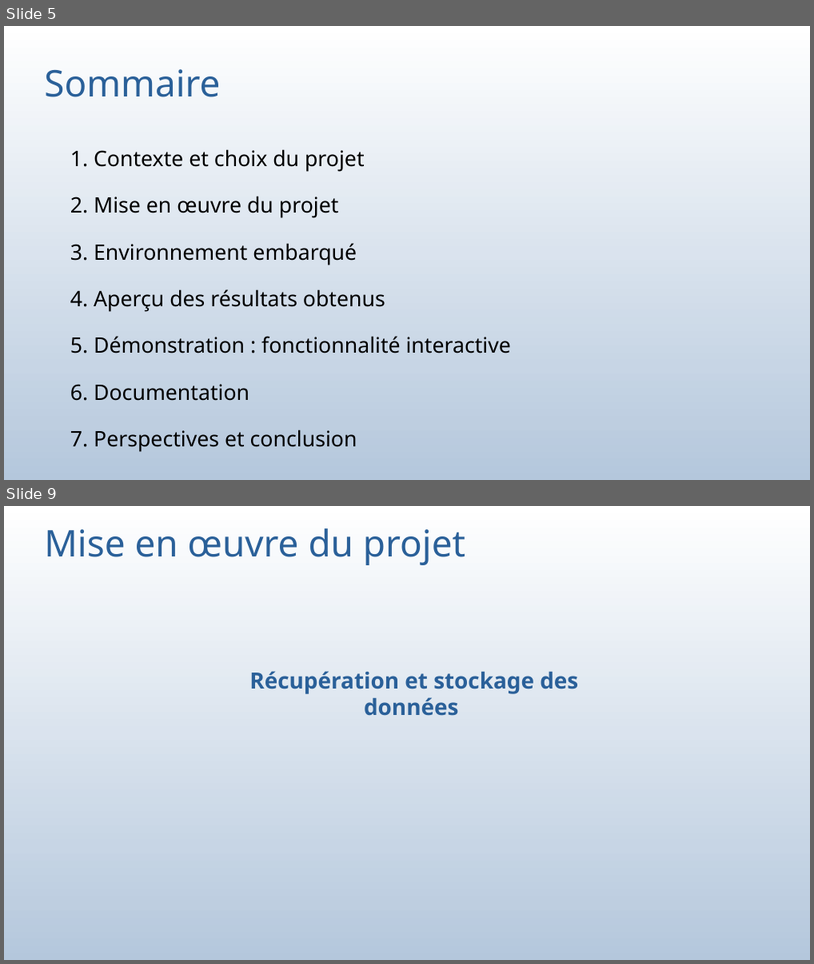
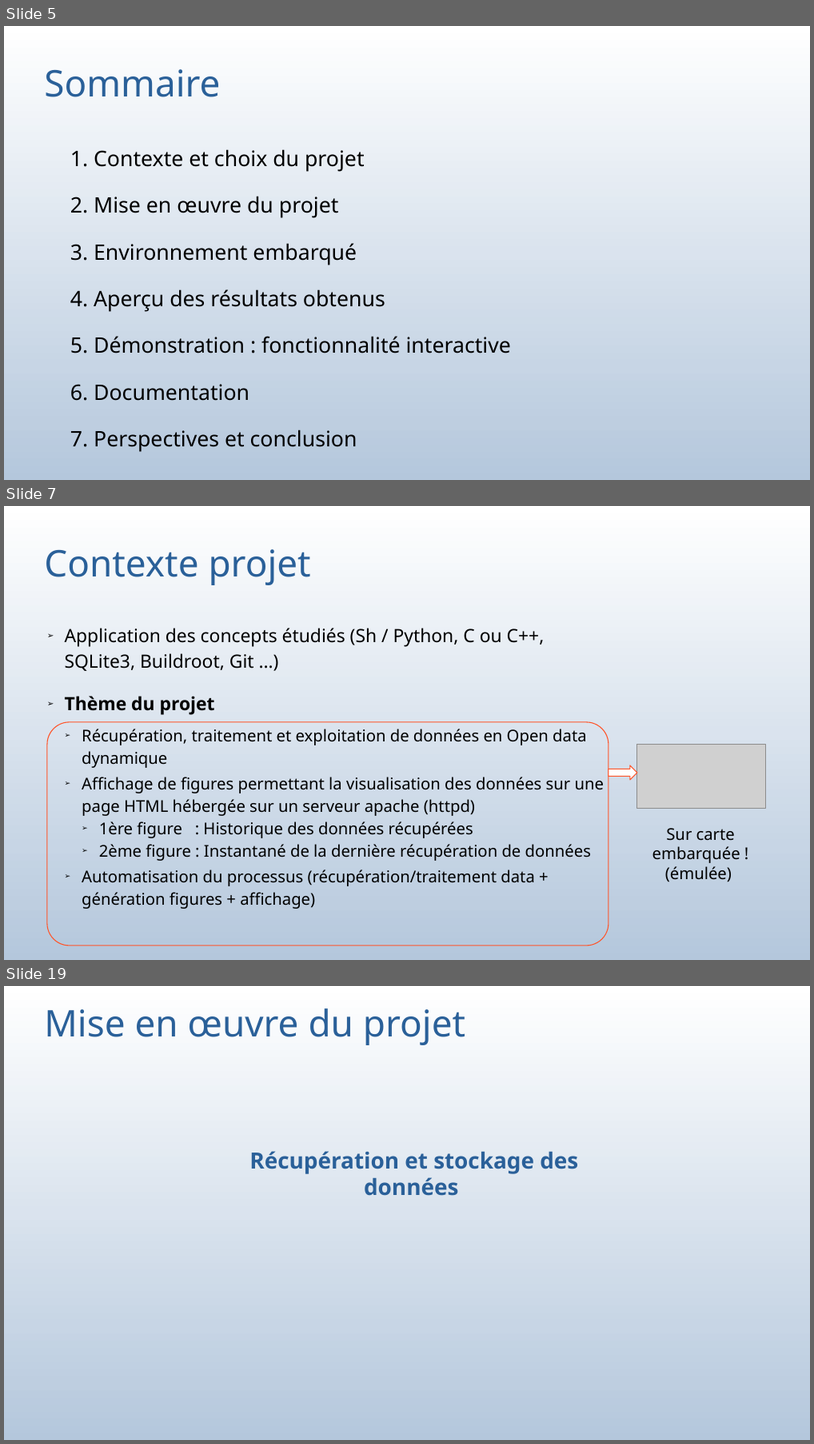
Before and after one commit to bauj/AJC_projet_belib, a slide deck: presentation_projet.odp. Shown one above the other, each under a label of ours: slides 5 and 9 before the commit, slides 5, 7 and 19 after it; the slides between them are not shown. The pictures are 814x964 and 814x1444 pixels, drawn with LibreOffice and Linux fonts; fonts in the diff are those of the drawing; grey boxes stand for pictures. Boxes give left, top, right and bottom in pixels: in the first picture for what was removed or moved away, otherwise in the second. Text is boxed around its words. In the diff, an @@ line names an element or a change of style, - is before the commit and + after.

```diff
--- a/presentation_projet.odp
+++ b/presentation_projet.odp
@@ slide 7 added at (4,506,810,960), background gradient #FFFFFF to #FEFEFE to #FDFDFE to #FBFCFD to #FAFBFD to #F9FBFC @@
@@ title added at (44,549,311,585), 36.1 pt, text #2A6099 @@
+Contexte projet
@@ subtitle added at (65,628,605,908), 16 pt, text #000000 @@
+➢ Application des concepts étudiés (Sh / Python, C ou C++, SQLite3, Buildroot, Git …)
+➢ Thème du projet
+  ➢ Récupération, traitement et exploitation de données en Open data dynamique
+  ➢ Affichage de figures permettant la visualisation des données sur une page HTML hébergée sur un serveur apache (httpd)
+    ➢ 1ère figure : Historique des données récupérées
+    ➢ 2ème figure : Instantané de la dernière récupération de données
+  ➢ Automatisation du processus (récupération/traitement data + génération figures + affichage)
@@ rounded rectangle added at (47,722,609,945), outline #FF5429 0.85 pt @@
@@ picture added at (638,744,766,809) @@
@@ right arrow added at (609,765,638,780), fill #FFFFFF, outline #FF5429 0.85 pt @@
@@ text added at (653,828,741,882), 16 pt, text #000000 @@
+Sur carte embarquée !
+(émulée)
@@ what was slide 9 is now slide 19 @@
```
Also in this commit, not shown: 7 slides changed, 9 other slides added, 3 other files.
